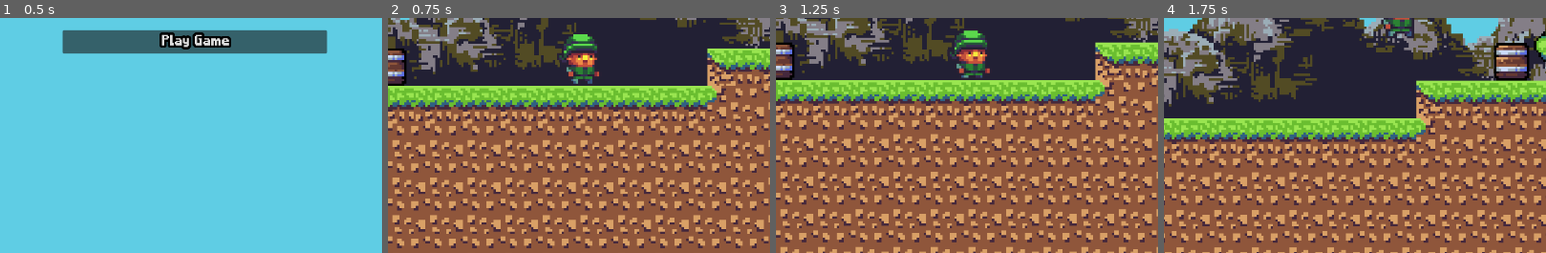
Above: before the commit, frames 1-4 (left to right).
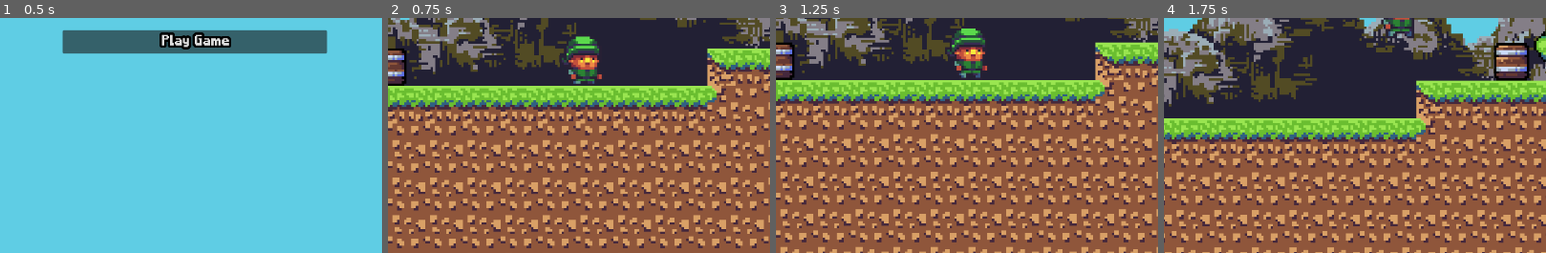
Above: after the commit, the same moments.

Repository: odenwilusenz/lp21-godot
Game: Godot game, scene res://menue.tscn
Two runs of this game, one before a commit and one after it. Both use one fixed random seed, a clock stepped at 60 frames per second and the inputs below.
Inputs:
- Up to frame 1 (0.5 s): no input
- Up to frame 2 (0.75 s): click "Play Game" at 0.5 s
- Up to frame 3 (1.25 s): no input
- Up to frame 4 (1.75 s): hold Right (right) from 1.28 s (still down); hold Down (interact) from 1.28 s (still down); tap Space (jump) at 1.52 s
The pictures show only the part of the screen within x 24-74%, y 45-95%; the shares and areas given below are measured in that part.

Frame 1 is identical in both runs. In frame 2, 1.4% of the frame differs, in the area x 44-56%, y 6-29%; in frame 3, 1.4%, in the area x 44-56%, y 3-26%; in frame 4, nothing differs.

Commit message:
adding lesson planing

Diff:
--- a/example/example-game/player.tscn
+++ b/example/example-game/player.tscn
@@ -90,36 +90,6 @@
 "speed": 8.0
 }]
 
-[sub_resource type="Gradient" id="Gradient_yk5tl"]
-offsets = PackedFloat32Array(0.365079, 1)
-colors = PackedColorArray(0, 0, 0, 0, 1, 1, 1, 1)
-
-[sub_resource type="FastNoiseLite" id="FastNoiseLite_0wybp"]
-frequency = 0.0072
-offset = Vector3(85.11, 0, 0)
-fractal_octaves = 3
-fractal_lacunarity = 1.82
-fractal_gain = 0.4
-fractal_weighted_strength = 0.6
-
-[sub_resource type="NoiseTexture2D" id="NoiseTexture2D_scygu"]
-color_ramp = SubResource("Gradient_yk5tl")
-noise = SubResource("FastNoiseLite_0wybp")
-
-[sub_resource type="PanoramaSkyMaterial" id="PanoramaSkyMaterial_scygu"]
-panorama = SubResource("NoiseTexture2D_scygu")
-
-[sub_resource type="Sky" id="Sky_j3q3g"]
-sky_material = SubResource("PanoramaSkyMaterial_scygu")
-
-[sub_resource type="Environment" id="Environment_onrkg"]
-background_mode = 2
-sky = SubResource("Sky_j3q3g")
-
-[sub_resource type="CameraAttributesPractical" id="CameraAttributesPractical_hqtel"]
-
-[sub_resource type="Compositor" id="Compositor_sweqy"]
-
 [node name="player" type="CharacterBody2D"]
 collision_layer = 2
 script = ExtResource("1_onrkg")
@@ -137,9 +107,3 @@
 sprite_frames = SubResource("SpriteFrames_ivps1")
 animation = &"idle"
 autoplay = "idle"
-frame_progress = 0.646485
-
-[node name="WorldEnvironment" type="WorldEnvironment" parent="."]
-environment = SubResource("Environment_onrkg")
-camera_attributes = SubResource("CameraAttributesPractical_hqtel")
-compositor = SubResource("Compositor_sweqy")
Not shown: 1 places in example/example-game/player.tscn that only renumber resources
Not shown, added: Planung.md
Not shown, changed: README.md
